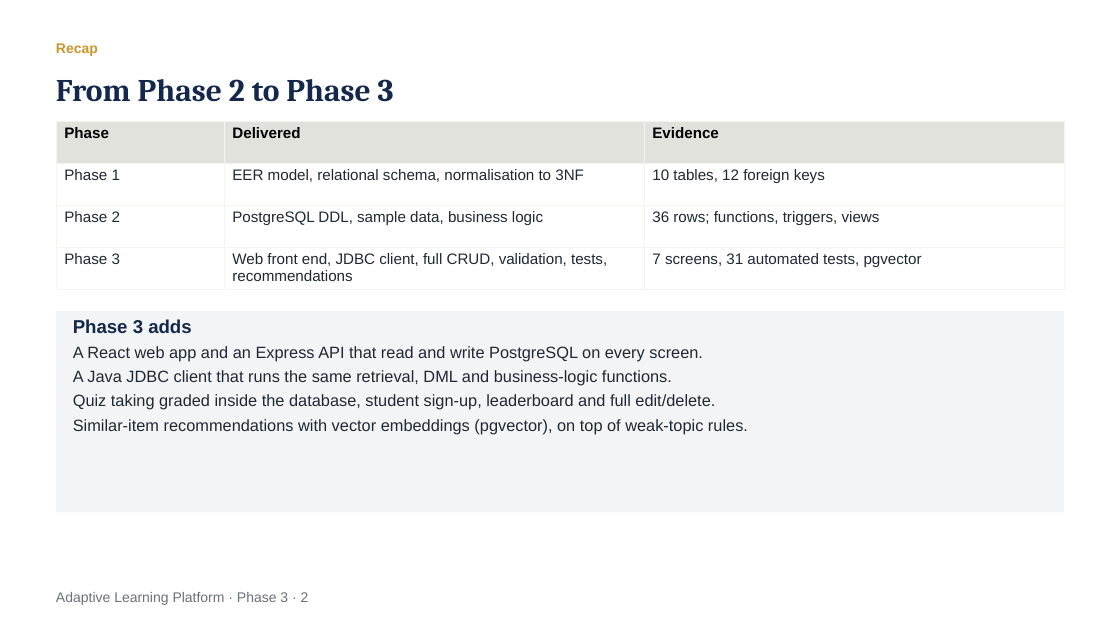
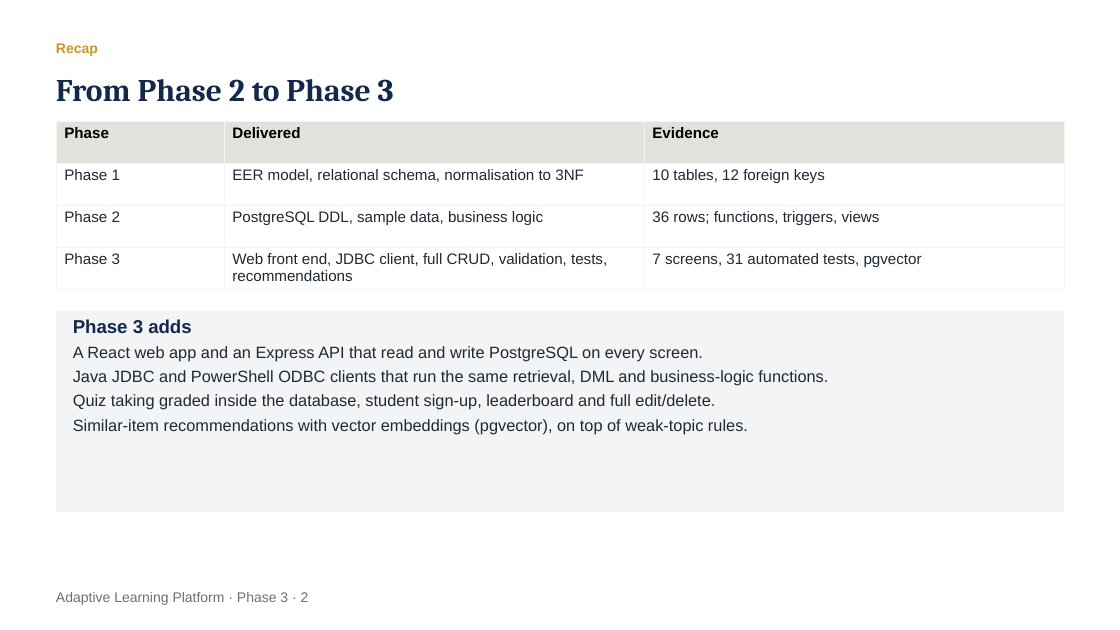
Before and after one commit to Vani-06/quiz_companion, a slide deck: slide 2 of docs/Phase 3 - Integration and Delivery.pptx. Drawn at 1120x630 pixels with LibreOffice and Linux fonts; fonts in the diff are those of the drawing. Boxes give left, top, right and bottom in pixels: in the first picture for what was removed or moved away, otherwise in the second. Text is boxed around its words. In the diff, an @@ line names an element or a change of style, - is before the commit and + after.

Commit message:
docs: rebuild the Phase 3 presentation with the ODBC slide

```diff
--- a/docs/Phase 3 - Integration and Delivery.pptx
+++ b/docs/Phase 3 - Integration and Delivery.pptx
@@ text in rectangle at [73,370,828,386]: text changed @@
-A Java JDBC client that runs the same retrieval, DML and business-logic functions.
+Java JDBC and PowerShell ODBC clients that run the same retrieval, DML and business-logic functions.
```
Also in this commit, not shown: 5 other slides changed, 1 slide added.
